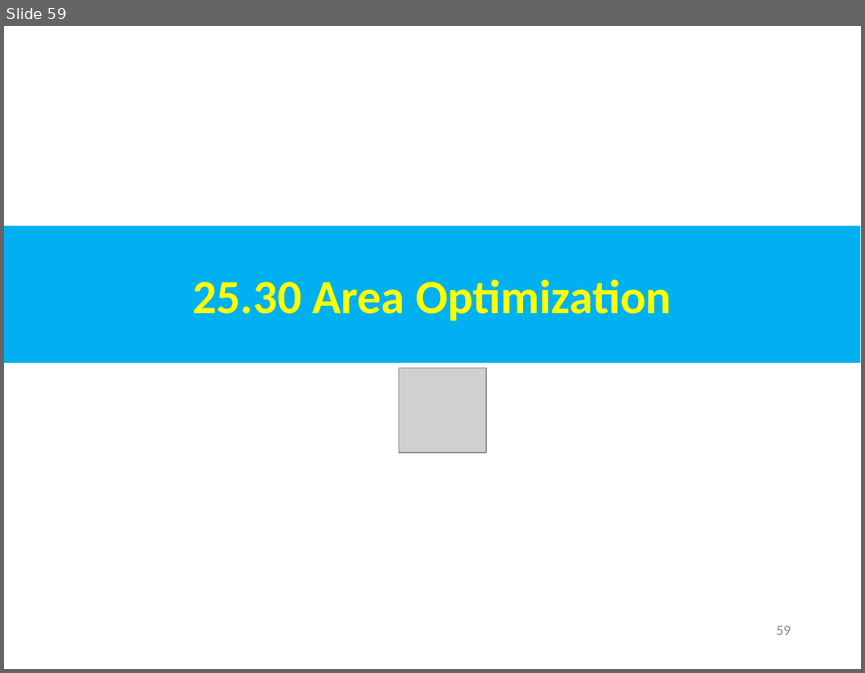
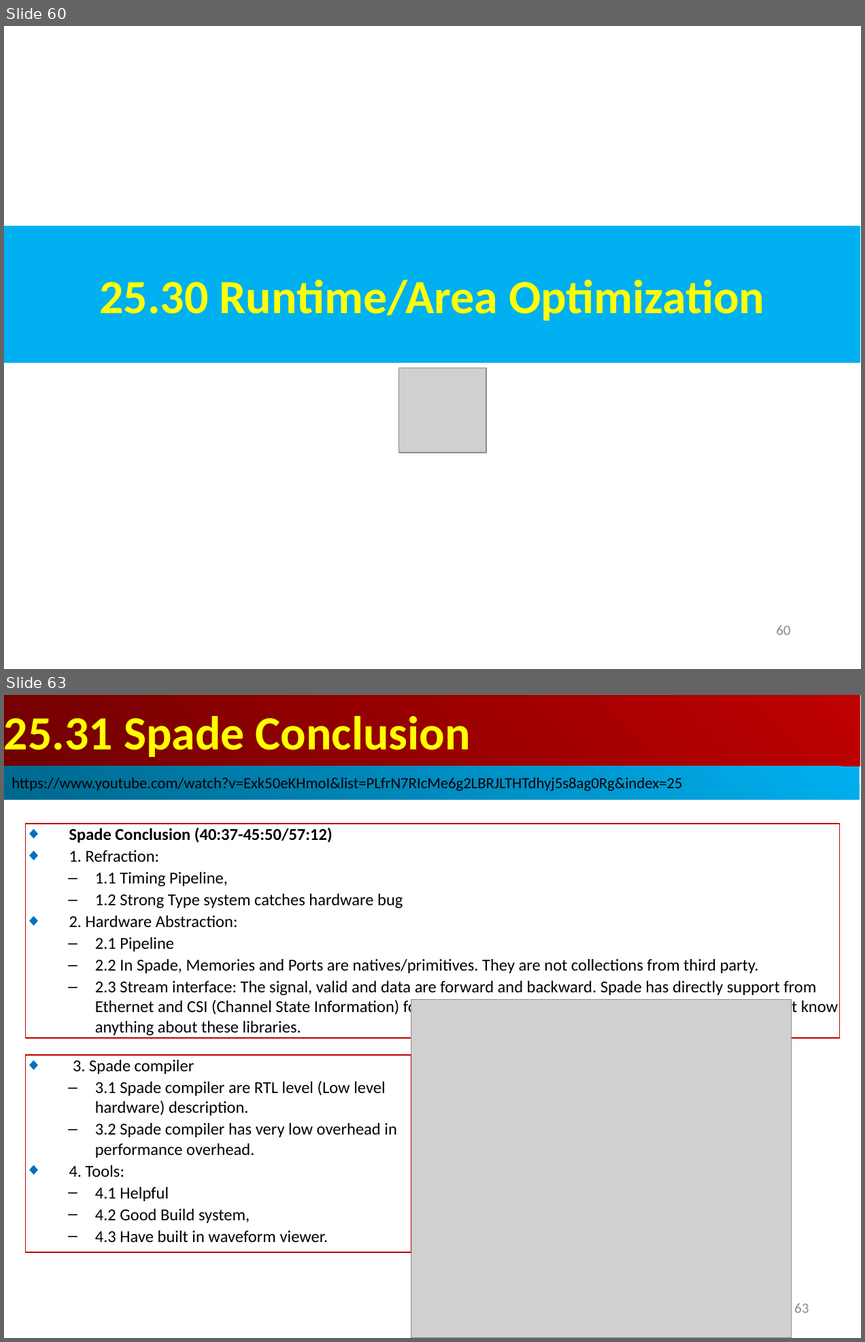
Before and after one commit to peterhchen/AIU_CS800_Chisel, a slide deck: 500_UCSC_HWD/025_Spade_HDL/000_Video/025.Spade_HDL.ppt. Shown one above the other, each under a label of ours: slide 59 before the commit, slides 60 and 63 after it; the slides between them are not shown. The pictures are 865x673 and 865x1342 pixels, drawn with LibreOffice and Linux fonts; fonts in the diff are those of the drawing; grey boxes stand for pictures. Boxes give left, top, right and bottom in pixels: in the first picture for what was removed or moved away, otherwise in the second. Text is boxed around its words. In the diff, an @@ line names an element or a change of style, - is before the commit and + after.

```diff
--- a/500_UCSC_HWD/025_Spade_HDL/000_Video/025.Spade_HDL.ppt
+++ b/500_UCSC_HWD/025_Spade_HDL/000_Video/025.Spade_HDL.ppt
@@ slide 63 added at bbox=[4, 695, 861, 1338], background #FFFFFF @@
@@ rectangle added at bbox=[4, 695, 860, 766], fill gradient #BF0000 to #710000, 40 pt, text #FFFF00, bold @@
+25.31 Spade Conclusion
@@ rectangle added at bbox=[4, 766, 859, 800], fill gradient #00AFEF to #00688E, 13 pt, text #000000 @@
+https://www.youtube.com/watch?v=Exk50eKHmoI&list=PLfrN7RIcMe6g2LBRJLTHTdhyj5s8ag0Rg&index=25
@@ rectangle added at bbox=[26, 824, 839, 1038], outline #C00000 0.74 pt, 14 pt, text #000000 @@
+◆ Spade Conclusion (40:37-45:50/57:12)
+◆ 1. Refraction:
+  – 1.1 Timing Pipeline,
+  – 1.2 Strong Type system catches hardware bug
+◆ 2. Hardware Abstraction:
+  – 2.1 Pipeline
+  – 2.2 In Spade, Memories and Ports are natives/primitives. They are not collections from third party.
+  – 2.3 Stream interface: The signal, valid and data are forward and backward. Spade has directly support from Ethernet and CSI (Channel State Information) for 4G or 5G. The Spade only know Option Type and don’t know anything about these libraries.
@@ picture added at bbox=[411, 999, 791, 1338] @@
@@ rectangle added at bbox=[26, 1055, 411, 1252], outline #C00000 0.74 pt, 14 pt, text #000000 @@
+◆ 3. Spade compiler
+  – 3.1 Spade compiler are RTL level (Low level hardware) description.
+  – 3.2 Spade compiler has very low overhead in performance overhead.
+◆ 4. Tools:
+  – 4.1 Helpful
+  – 4.2 Good Build system,
+  – 4.3 Have built in waveform viewer.
@@ page number added at bbox=[794, 1303, 808, 1312], 12 pt, text #8B8B8B @@
+63
@@ what was slide 59 is now slide 60 @@
@@ slide 60 changed as well @@
@@ text in rectangle at bbox=[99, 279, 764, 320]: text changed @@
-25.30 Area Optimization
+25.30 Runtime/Area Optimization
@@ page number at bbox=[776, 625, 790, 635]: text changed @@
-59
+60
```
Also in this commit, not shown: 2 other slides changed, 4 other slides added.
